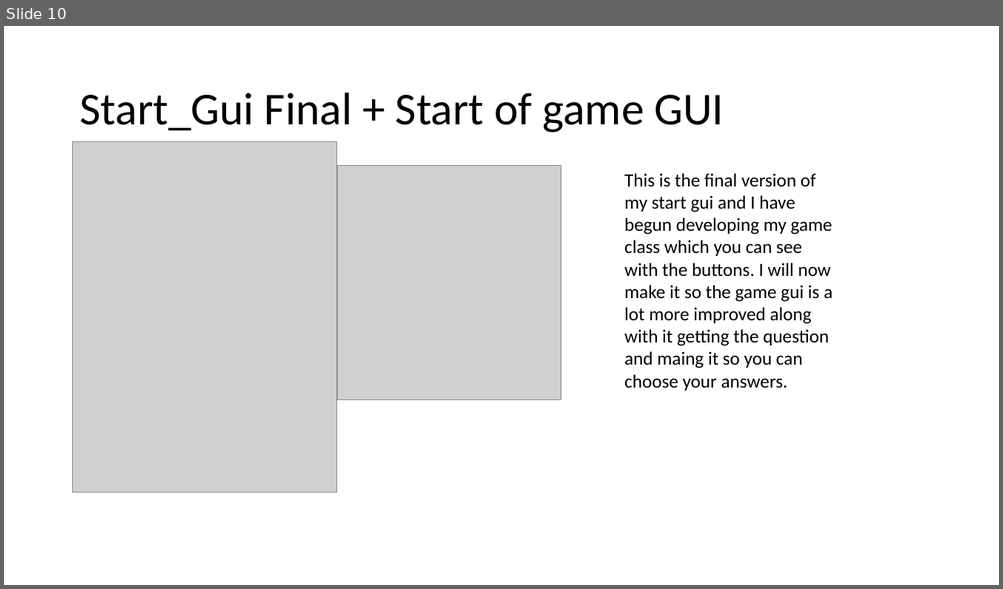
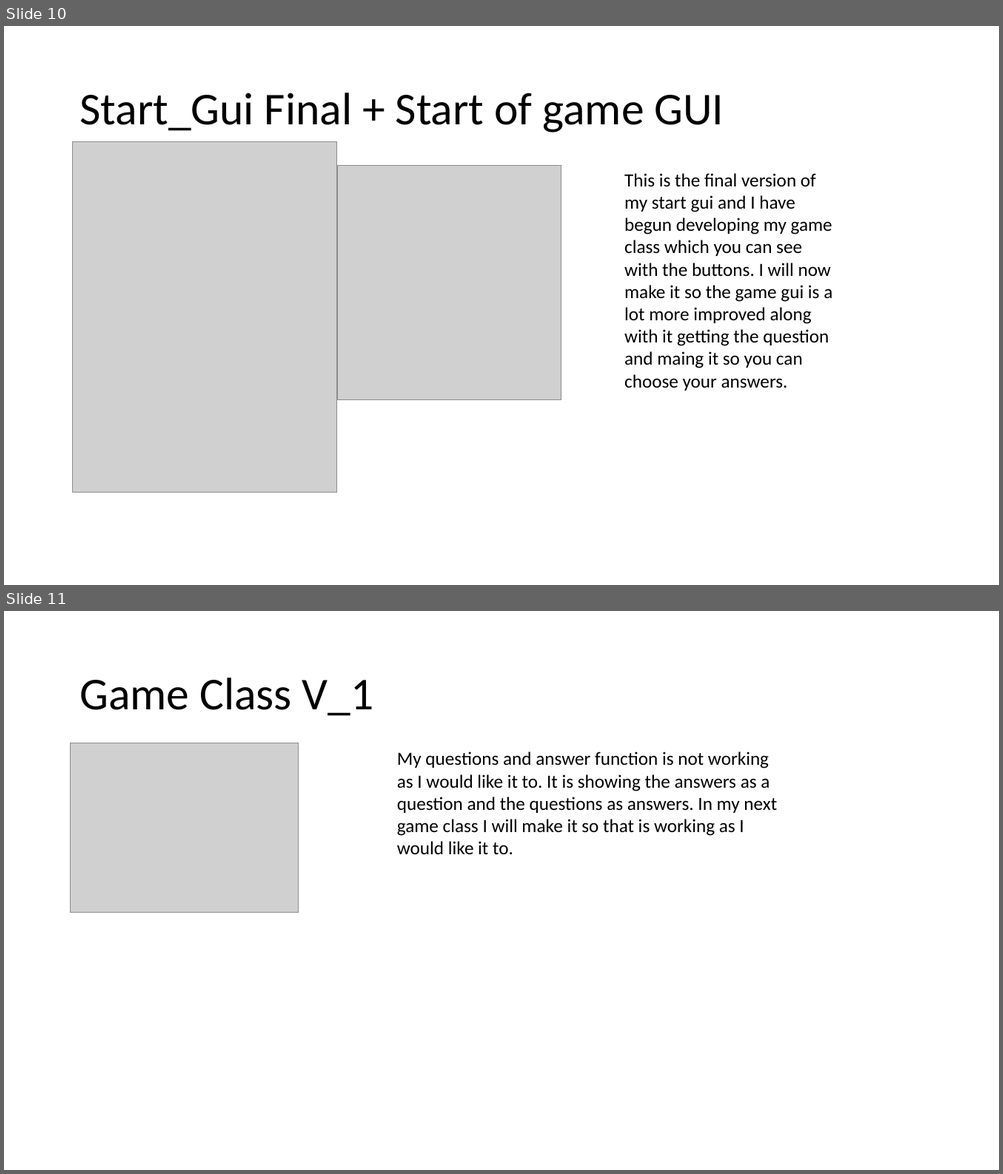
Before and after one commit to morrisj70800/01_Assesment, a slide deck: Programming Assesment.pptx. Shown one above the other, each under a label of ours: slide 10 before the commit, slides 10 and 11 after it. The pictures are 1003x589 and 1003x1174 pixels, drawn with LibreOffice and Linux fonts; fonts in the diff are those of the drawing; grey boxes stand for pictures. Boxes give left, top, right and bottom in pixels: in the first picture for what was removed or moved away, otherwise in the second. Text is boxed around its words. In the diff, an @@ line names an element or a change of style, - is before the commit and + after.

Commit message:
Game_Class V1
game class gathering questions and answers but is not showing them corectly

```diff
--- a/Programming Assesment.pptx
+++ b/Programming Assesment.pptx
@@ slide 11 added at bbox=[4, 611, 999, 1170], background #FFFFFF @@
@@ title added at bbox=[79, 678, 374, 716], 44 pt, text #000000 @@
+Game Class V_1
@@ picture added at bbox=[70, 743, 298, 912] @@
@@ text added at bbox=[397, 752, 777, 854], 18 pt, text #000000 @@
+My questions and answer function is not working as I would like it to. It is showing the answers as a question and the questions as answers. In my next game class I will make it so that is working as I would like it to.
```
Also in this commit, not shown: 3 other files.
